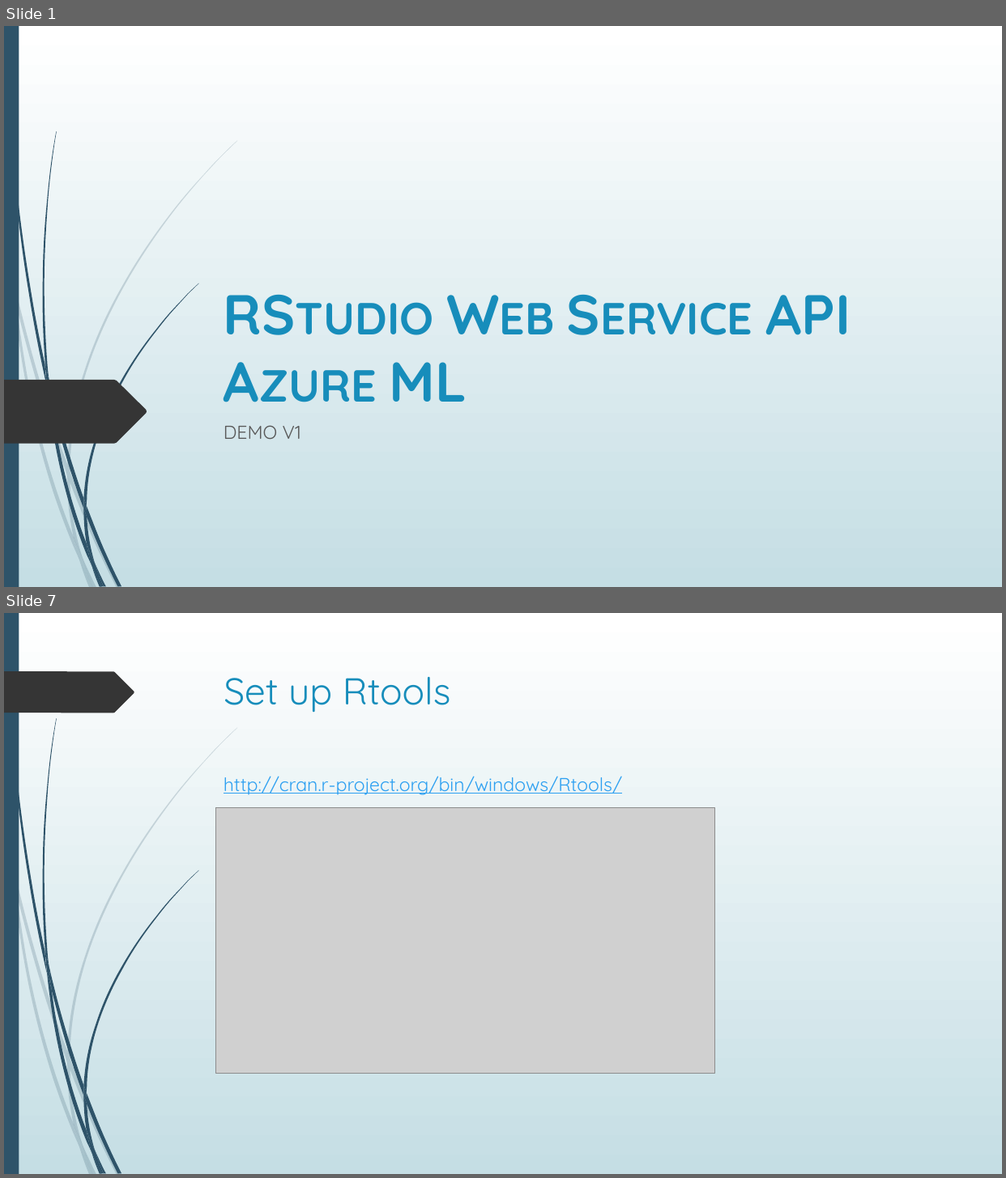
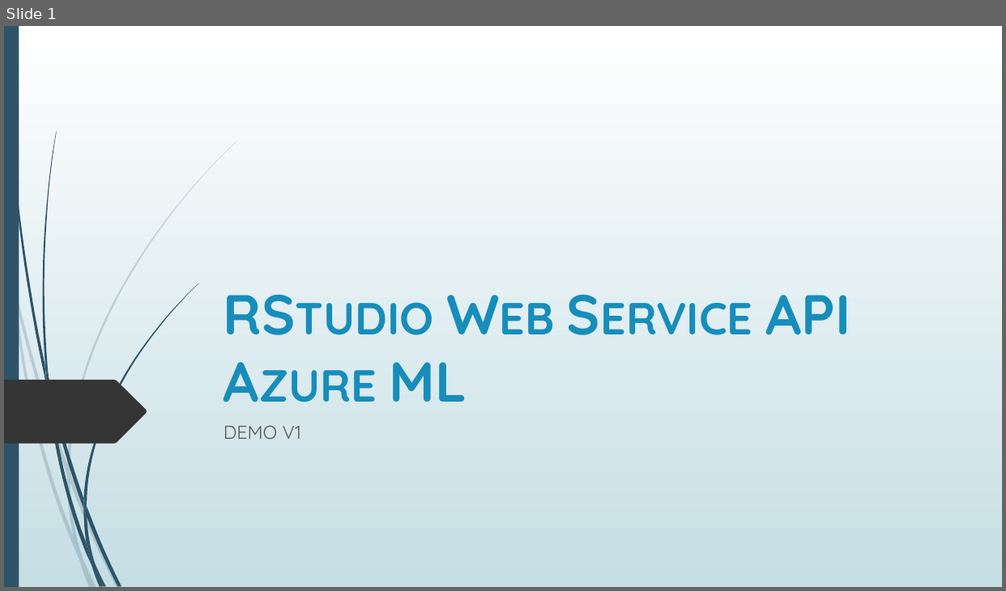
Before and after one commit to Azure/Azure-MachineLearning-ClientLibrary-R, a slide deck: demo/demo walkthrough.pptx. Shown one above the other, each under a label of ours: slides 1 and 7 before the commit, slide 1 after it; the slides between them are not shown. The pictures are 1006x1178 and 1006x591 pixels, drawn with LibreOffice and Linux fonts; fonts in the diff are those of the drawing; grey boxes stand for pictures. Boxes give left, top, right and bottom in pixels: in the first picture for what was removed or moved away, otherwise in the second. Text is boxed around its words. In the diff, an @@ line names an element or a change of style, - is before the commit and + after.

```diff
--- a/demo/demo walkthrough.pptx
+++ b/demo/demo walkthrough.pptx
@@ slide 7 removed at (4, 613, 1002, 1174), background gradient #FFFFFF to #C5DEE5; not listed: 23 template elements that a slide beside it also shows @@
@@ freeform shape removed at (4, 671, 134, 713) @@
@@ title removed at (224, 677, 451, 713) @@
-Set up Rtools
@@ text removed at (224, 776, 622, 795) @@
-http://cran.r-project.org/bin/windows/Rtools/
@@ picture removed at (216, 808, 714, 1074) @@
```
Also in this commit, not shown: 1 slide changed, 3 slides added, 5 other slides removed.
